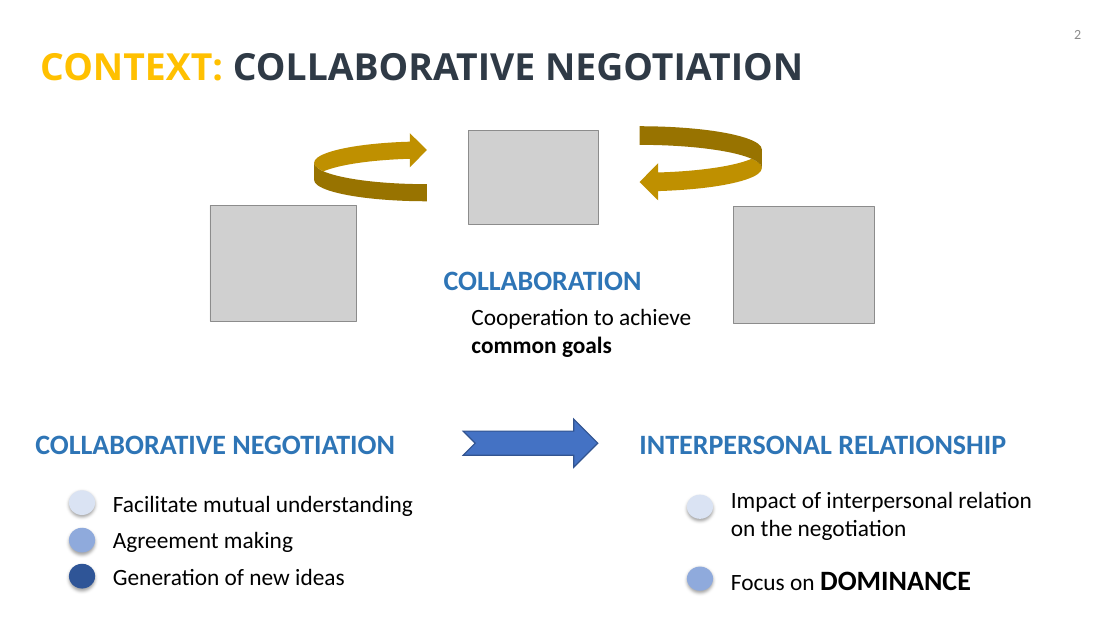
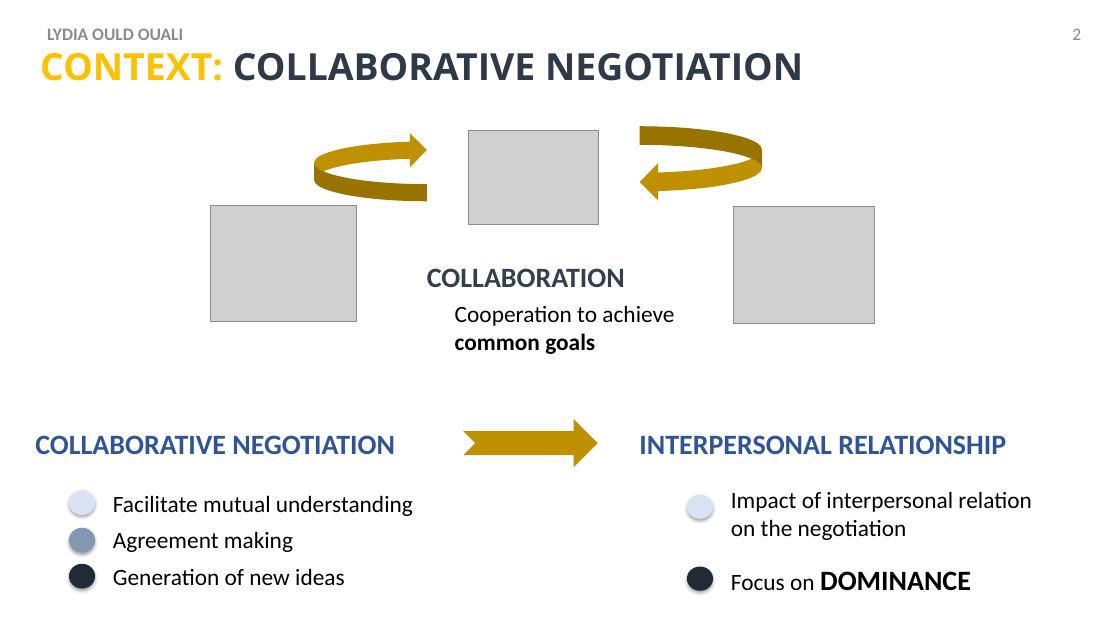
Before and after one commit to Olydia/Discolog, a slide deck: slide 2 of papers/Presentations/intellisys/intellysis.pptx. Drawn at 1120x630 pixels with LibreOffice and Linux fonts; fonts in the diff are those of the drawing; grey boxes stand for pictures. Boxes give left, top, right and bottom in pixels: in the first picture for what was removed or moved away, otherwise in the second. Text is boxed around its words. In the diff, an @@ line names an element or a change of style, - is before the commit and + after.

Commit message:
presentation

```diff
--- a/papers/Presentations/intellisys/intellysis.pptx
+++ b/papers/Presentations/intellisys/intellysis.pptx
@@ text added at (x1=47, y1=28, x2=183, y2=40), 15 pt, text #8C8C8C, bold @@
+LYDIA OULD OUALI
@@ page number at (x1=1072, y1=29, x2=1081, y2=40): size 12 to 15 pt @@
@@ text "COLLABORATION" moved from (x1=444, y1=271, x2=642, y2=290) to (x1=427, y1=268, x2=625, y2=287) @@
@@ text "COLLABORATION" at (x1=427, y1=268, x2=625, y2=287): text colour #2E75B6 to #333F50 @@
@@ text "Cooperation to achieve common goals" moved from (x1=471, y1=308, x2=691, y2=357) to (x1=455, y1=305, x2=674, y2=354) @@
@@ notched right arrow at (x1=463, y1=419, x2=597, y2=467): fill #4472C4 to #BF9000; outline #325491 1 pt to none @@
@@ text "COLLABORATIVE NEGOTIATION" at (x1=35, y1=435, x2=395, y2=454): text colour #2E75B6 to #2F5597 @@
@@ text "INTERPERSONAL RELATIONSHIP" at (x1=639, y1=435, x2=1006, y2=454): text colour #2E75B6 to #2F5597 @@
@@ ellipse at (x1=69, y1=528, x2=95, y2=552): fill #8FAADC to #8497B0 @@
@@ ellipse at (x1=69, y1=564, x2=95, y2=588): fill #2F5597 to #222A35 @@
@@ ellipse at (x1=687, y1=567, x2=713, y2=592): fill #8FAADC to #222A35 @@
```
Also in this commit, not shown: 19 other slides changed, 2 other files.
